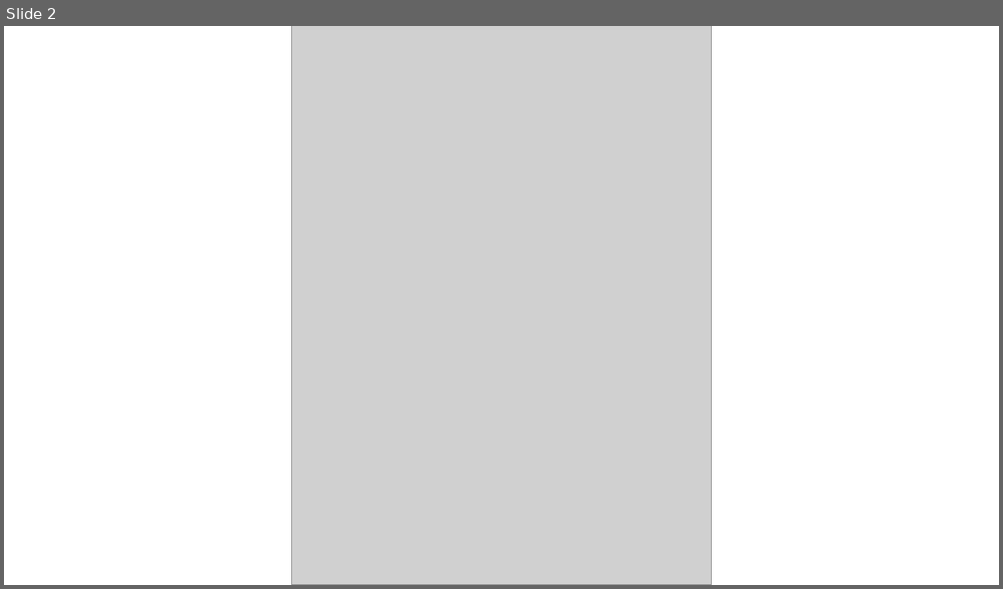
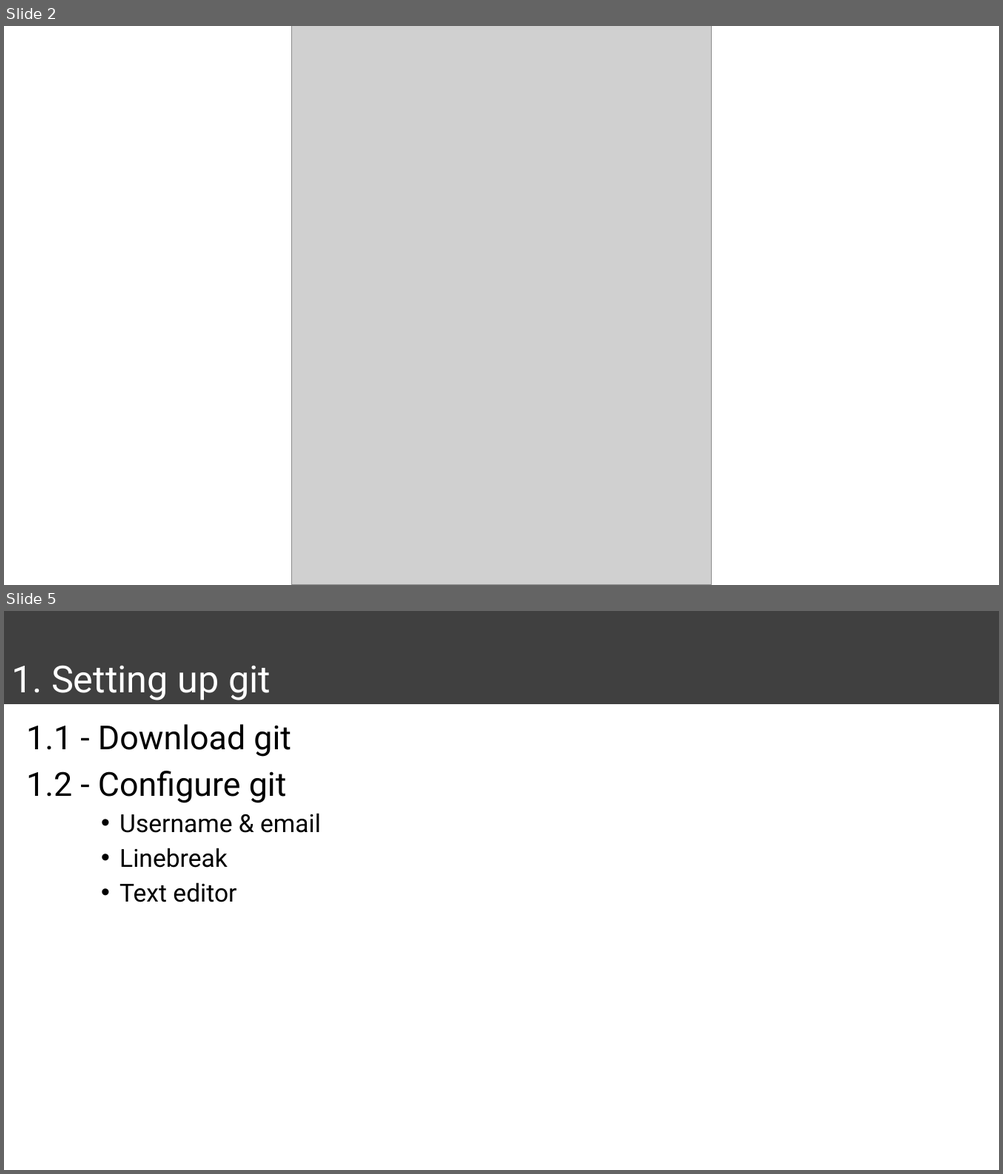
Before and after one commit to mychan24/git_github_workshop, a slide deck: Presentation1.pptx. Shown one above the other, each under a label of ours: slide 2 before the commit, slides 2 and 5 after it; the slides between them are not shown. The pictures are 1003x589 and 1003x1174 pixels, drawn with LibreOffice and Linux fonts; fonts in the diff are those of the drawing; grey boxes stand for pictures. Boxes give left, top, right and bottom in pixels: in the first picture for what was removed or moved away, otherwise in the second. Text is boxed around its words. In the diff, an @@ line names an element or a change of style, - is before the commit and + after.

```diff
--- a/Presentation1.pptx
+++ b/Presentation1.pptx
@@ slide 5 added at <box>4,611,999,1170</box>, background #FFFFFF @@
@@ title added at <box>4,611,999,704</box>, fill #404040, 36 pt, text #FFFFFF @@
+1. Setting up git
@@ text added at <box>26,724,321,903</box>, 24 pt, text #000000 @@
+1.1 - Download git
+1.2 - Configure git
+    • Username & email
+    • Linebreak
+    • Text editor
```
Also in this commit, not shown: 3 slides changed, 1 other slide added, 1 slide removed, 1 other file.
